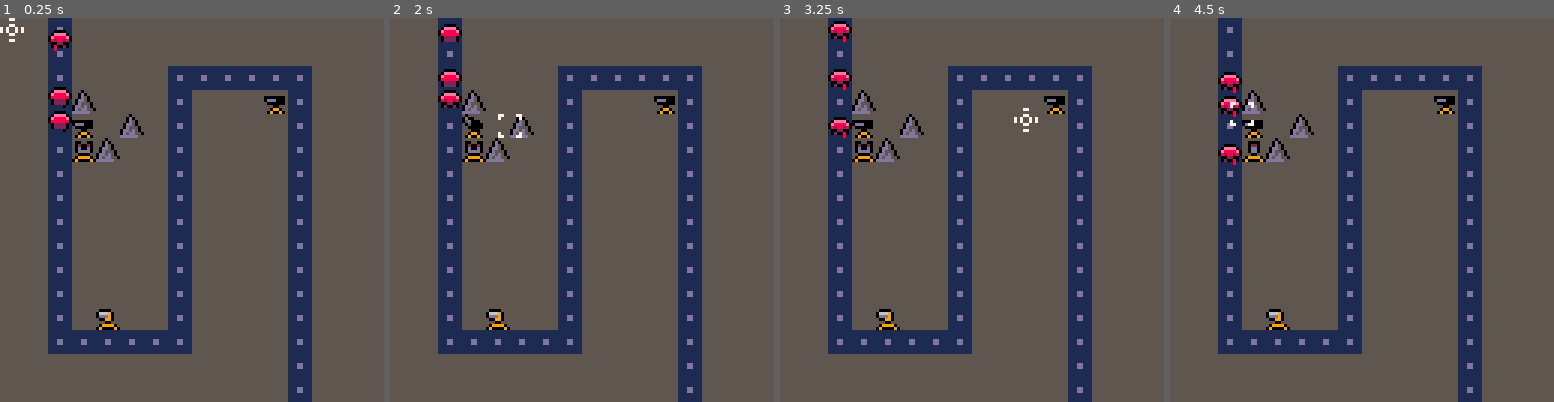
Above: before the commit, frames 1-4 (left to right).
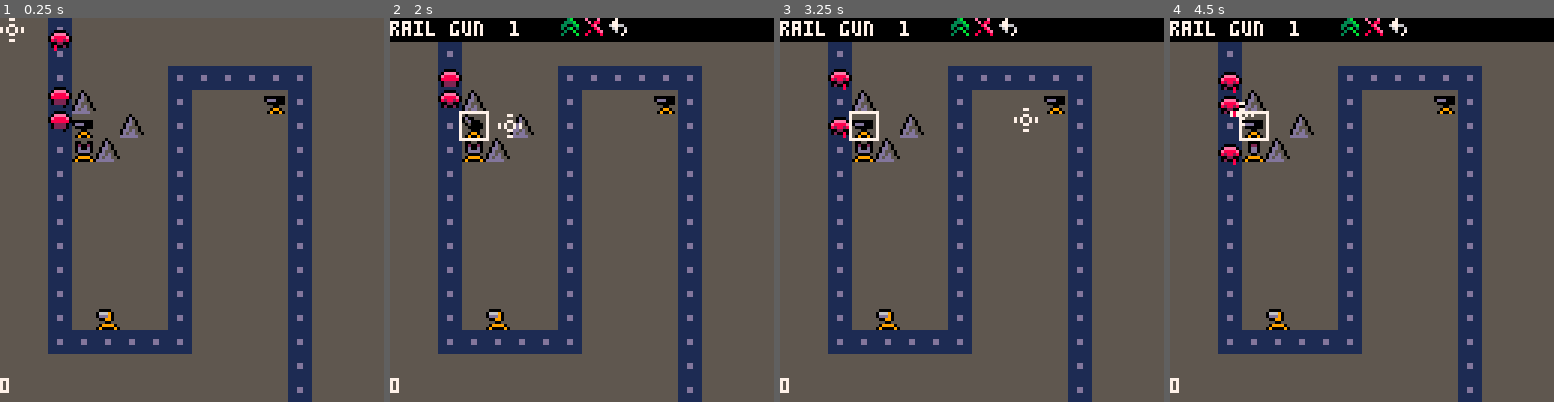
Above: after the commit, the same moments.

Repository: burlapjack/tower
Game: PICO-8 cartridge tower.p8
The game is run twice, just before and just after one commit, with the same random seed, the same clock (stepped at 60 frames per second) and the same inputs.
Inputs (mouse positions are in pixels of both pictures, inside the frame that each line leads up to):
- Up to frame 1 (0.25 s): no input
- Up to frame 2 (2 s): tap X (X key) at 0.33, 1.07, 1.85 s; click (670, 121) at 0.67 s; tap O (Z key) at 0.7, 1.7 s; click (436, 267) at 1.22 s; click (497, 114) at 1.77 s
- Up to frame 3 (3.25 s): tap O (Z key) at 2.1, 2.5, 2.9 s; click (952, 259) at 2.32 s; click (1014, 106) at 2.87 s; tap X (X key) at 2.97 s
- Up to frame 4 (4.5 s): tap O (Z key) at 3.3, 3.7, 4.1 s; click (1465, 256) at 3.42 s; click (1231, 102) at 3.97 s; tap X (X key) at 4.08 s

The runs differ from the first frame. In frame 1, less than 0.1% of the frame differs, in the area x 0-3%, y 93-98%; in frame 2, 6.6%; in frame 3, 6.5%; in frame 4, 6.7%, in the area x 0-100%, y 0-98%.

Commit message:
changed how menus work.  Still needs tweeks.

Diff:
--- a/tower.p8
+++ b/tower.p8
@@ -12,19 +12,21 @@
 
 game_menu_unit = {
 	clicked = 0,
-	options_exit = 0,
-	upgrade_delete = 0,
-	upgrade_yes_no = 0,
-	delete_yes_no = 0
+	btn_upgrade = {56, 0, 0},
+	btn_delete = {64, 0, 0},
+	btn_back = {72, 0, 0},
+	btn_tm = 8,
+	btn_tmr = 0
 }
 
 game_unit_selected = 0
 
 function game_menu_unit_reset()
-	game_menu_unit.clicked = 0
-	game_menu_unit.options_exit = 0
-	game_menu_unit.upgrade_delete  = 0
-	game_menu_unit.delete_yes_no = 0
+	local gm = game_menu_unit
+	gm.clicked = 0
+	gm.btn_upgrade[3] = 0
+	gm.btn_delete[3] = 0
+	gm.btn_back[3] = 0
 end
 -->8
 --entities
@@ -347,6 +349,38 @@
 	end
 end
 
+function sys_animate_hud()
+	local gm = game_menu_unit
+	if gm.btn_upgrade[3] == 1 then
+		if gm.btn_tmr == gm.btn_tm then
+			gm.btn_upgrade[2] += 1
+		elseif gm.btn_tmr == 0 then
+			gm.btn_upgrade[2] -= 1
+			gm.btn_upgrade[3] = 0
+		end
+	end
+	if gm.btn_delete[3] == 1 then
+		if gm.btn_tmr == gm.btn_tm then
+			gm.btn_delete[2] += 1
+		elseif gm.btn_tmr == 0 then
+			gm.btn_delete[2] -= 1
+			gm.btn_delete[3] = 0
+		end
+	end
+	if gm.btn_back[3] == 1 then
+		if gm.btn_tmr == gm.btn_tm then
+			gm.btn_back[2] += 1
+		elseif gm.btn_tmr == 0 then
+			gm.btn_back[2] -= 1
+			gm.btn_back[3] = 0
+		end
+	end
+	if gm.btn_tmr > 0 then
+		gm.btn_tmr -= 1
+	end
+end
+
+
 function sys_animate_towers()
 	local ang = 8
 	for i = 1, #ent_tower do
@@ -480,42 +514,15 @@
 function sys_draw_hud()
 	--unit select menu options
 	local gm = game_menu_unit
-	if game_unit_selected != 0 then
+	if gm.clicked == 1 then
 		rectfill(0, 0, 128, 7, 0)
 		print(ent_tower[game_unit_selected].name, 0, 1, 7)
 		print(ent_tower[game_unit_selected].lvl, 40, 1, 7)
-		--spr(38, 64, 0)
-		--spr(37, 80, 0)
-	end
-
-	if gm.clicked == 1 then
-		if gm.options_exit == 0 then
-			print("🅾️options ❎exit", 56, 0, 7)
-		elseif gm.upgrade_delete == 0 then
-			print("🅾️upgrade ❎delete", 56, 0, 7)
-		elseif gm.upgrade_delete == 1 then
-			print("upgrade!", 64, 0, 7)
-		elseif gm.upgrade_delete == 2 then
-			if gm.delete_yes_no == 0 then
-				print("delete?", 64, 0, 7)
-			end
-			if gm.delete_yes_no == 1 then
-			elseif gm.delete_yes_no == 2 then
-			end
-		end
-	end
-
-	--options_exit = 0,
-	--upgrade_delete = 0,
-	--upgrade_yes_no = 0,
-	--delete_yes_no = 0
-
-	-- HOVER OVER UNIT
-		-->> UNIT_NAME, UNIT_LEVEL
-			-->> upgrade PRICE
-			-->> sell PRICE
-	--rectfill(0, 0, 128, 8, 0)
-	--print("build: x", 0, 0, 7)
+		--	print("🅾️options ❎exit", 56, 0, 7)
+		spr(37, gm.btn_upgrade[1], gm.btn_upgrade[2])
+		spr(38, gm.btn_delete[1], gm.btn_delete[2])
+		spr(39, gm.btn_back[1], gm.btn_back[2])
+	end
 end
 
 function sys_draw_road()
@@ -591,48 +598,27 @@
 					game_menu_unit_reset()
 				end
 				game_menu_unit.clicked = 1
-			end
 		elseif closest_unit == 0 then
-			--clicking outside of the selected unit deselects it
-			if stat(34) == 1 and game_unit_selected != 0 then
-				ent_tower[game_unit_selected].selected = false
-				game_unit_selected = 0
-				game_menu_unit_reset()
 			end
 			game_cursor.mode = 0
 		end
 		if game_unit_selected != 0 then
-			-- pressing the x key deselects the unit
 			local gm = game_menu_unit
-			if gm.options_exit == 0 then
-				if btnp(4) then
-					gm.options_exit = 1
-				elseif btnp(5) then
-					gm.options_exit = 2
-					game_menu_unit_reset()
-					ent_tower[game_unit_selected].selected = false
-					game_unit_selected = 0
-				end
-			elseif gm.options_exit == 1 and gm.upgrade_delete == 0 then
-				if btnp(4) then
-					gm.upgrade_delete = 1
-				elseif btnp(5) then
-					gm.upgrade_delete = 2
-				end
-			elseif gm.upgrade_delete == 1 then
-				if btnp(4) then
-					--upgrade the unit, then reset upgrade_yes_no
-				elseif btnp(5) then
-					gm.upgrade_yes_no = 2
-					game_menu_unit_reset()
-					gm.clicked = 1
-				end
-			elseif gm.upgrade_delete == 2 and gm.delete_yes_no == 0 then
-				if btnp(4) then
-					--delete the unit, sell, etc,.
-				elseif btnp(5) then
-					game_menu_unit_reset()
-					gm.clicked = 1
+			if stat(34) == 1 and gm.btn_tmr == 0 then
+				if cursor_is_hovering(gm.btn_upgrade, 8, 8) then
+					gm.btn_upgrade[3] = 1
+					gm.btn_tmr = gm.btn_tm
+				elseif cursor_is_hovering(gm.btn_delete, 8, 8) then
+					gm.btn_delete[3] = 1
+					gm.btn_tmr = gm.btn_tm
+				elseif cursor_is_hovering(gm.btn_back, 8, 8) then
+					gm.btn_back[3] = 1
+					gm.btn_tmr = gm.btn_tm
+				elseif closest_unit == 0 then
+					--clicking outside of the selected unit deselects it
+			--		ent_tower[game_unit_selected].selected = false
+			--		game_unit_selected = 0
+			--		game_menu_unit_reset()
 				end
 			end
 		end
@@ -641,6 +627,14 @@
 
 -->8
 --helper functions
+function cursor_is_hovering(button, bw, bh)
+	if (game_cursor.x + 4) > button[1] and (game_cursor.x + 4) < button[1] + bw
+		and (game_cursor.y + 4) > button[2] and (game_cursor.y + 4) < button[2] + bh then
+		return true
+	else
+		return false
+	end
+end
 function distance_get(x1, y1, x2, y2)
 	return sqrt((abs(x1 - x2) * 2) + (abs(y1 - y2)) * 2)
 end
@@ -671,6 +665,7 @@
 	sys_ai_explosions()
 	sys_animate_towers()
 	sys_animate_enemies()
+	sys_animate_hud()
 	sys_delete_enemies()
 	sys_delete_explosions()
 	sys_delete_towers()
@@ -686,8 +681,9 @@
 	sys_draw_enemies()
 	sys_draw_towers()
 	sys_draw_explosions()
+	sys_draw_hud()
 	sys_draw_cursor()
-	sys_draw_hud()
+	print(game_menu_unit.btn_tmr, 0, 120, 7)
 end
 __gfx__
 00000000fffffffffffffffffffffffffffff00ffff00fffffffffffffffffffffffffffffffffffffffffffffffffff00000000000000000000000000000000
@@ -706,14 +702,14 @@
 f002200ffff00ffff0550fffff0dd0ffff000fffff0000ff00000000000000000000000000000000000000000000000000000000000000000000000000000000
 f020020fff0990ffff0990ffff0550ffff0990ffff0990ff00000000000000000000000000000000000000000000000000000000000000000000000000000000
 ff0ff0fff090090ff090090ff090090ff090090ff090090f00000000000000000000000000000000000000000000000000000000000000000000000000000000
-fff0ffffff000ffffffff0fffff77fff77ffff77fefffefffff3bfff007777000000000000000000000000000000000000000000000000000000000000000000
-ff0d0fffff04000ff0fff0ffffffffff7ffffff7ffef88ffff333bff000000000000000000000000000000000000000000000000000000000000000000000000
-ff0d50ffff04040ff0fff0fffff77ffffffffffffff8effff33ff3bf077777700000000000000000000000000000000000000000000000000000000000000000
-f0dd50ffff04040ff0fff0ff7f7ff7f7ffffffffffff8efff3f3bf3f000000000000000000000000000000000000000000000000000000000000000000000000
-f0d5550fff022220f0fff0ff7f7ff7f7ffffffffff8ff8efff3ffbff007777000000000000000000000000000000000000000000000000000000000000000000
-0dd5d50ff0244440f0f000fffff77ffffffffffff8ffff8ff3ffffbf000000000000000000000000000000000000000000000000000000000000000000000000
-0d5dd5500240404002002200ffffffff7ffffff7ffffffffffffffff000000000000000000000000000000000000000000000000000000000000000000000000
-dddddd550444444004444440fff77fff77ffff77ffffffffffffffff000000000000000000000000000000000000000000000000000000000000000000000000
+fff0ffffff000ffffffff0fffff77fff77ffff77fff3bffffefffefffff7ffff0000000000000000000000000000000000000000000000000000000000000000
+ff0d0fffff04000ff0fff0ffffffffff7ffffff7ff333bffffef88ffff77ffff0000000000000000000000000000000000000000000000000000000000000000
+ff0d50ffff04040ff0fff0fffff77ffffffffffff33ff3bffff8effff67766ff0000000000000000000000000000000000000000000000000000000000000000
+f0dd50ffff04040ff0fff0ff7f7ff7f7fffffffff3f3bf3fffff8effff67ff6f0000000000000000000000000000000000000000000000000000000000000000
+f0d5550fff022220f0fff0ff7f7ff7f7ffffffffff3ffbffff8ff8effff6ff7f0000000000000000000000000000000000000000000000000000000000000000
+0dd5d50ff0244440f0f000fffff77ffffffffffff3ffffbff8ffff8ffffff7ff0000000000000000000000000000000000000000000000000000000000000000
+0d5dd5500240404002002200ffffffff7ffffff7ffffffffffffffffffffffff0000000000000000000000000000000000000000000000000000000000000000
+dddddd550444444004444440fff77fff77ffff77ffffffffffffffffffffffff0000000000000000000000000000000000000000000000000000000000000000
 ffffffff11111111ffffffffffffffffffffffffffffffffffffffffffffffffffffffff00000000000000000000000000000000000000000000000000000000
 ff0000ff11111111ff0000ffff0000ffff0000ffff0000ffff0000ffff0000ffff0000ff00000000000000000000000000000000000000000000000000000000
 f011110f11111111f0eeee0ff0eeee0ff0eeee0ff0eeee0ff0eeee0ff0eeee0ff0eeee0f00000000000000000000000000000000000000000000000000000000
